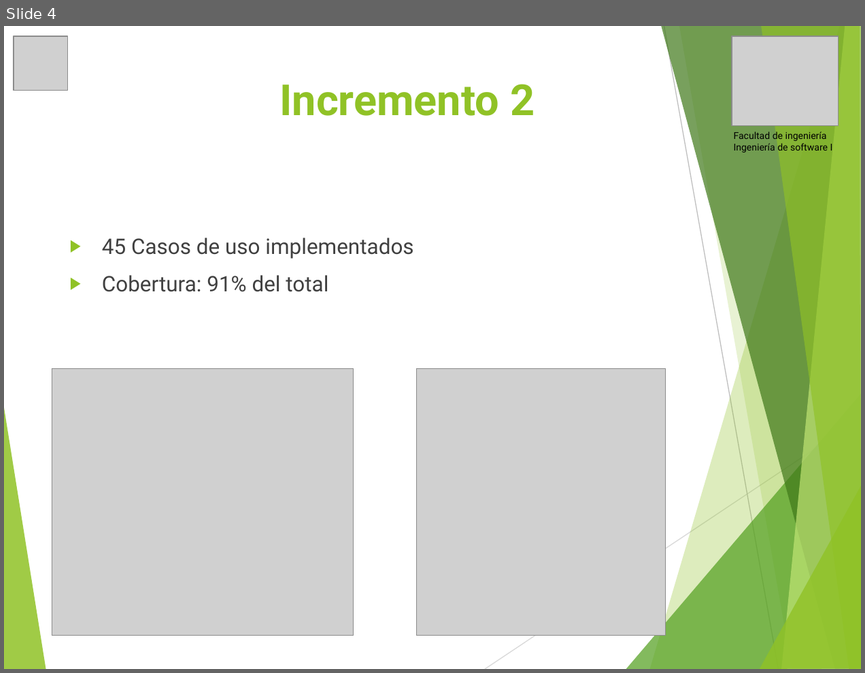
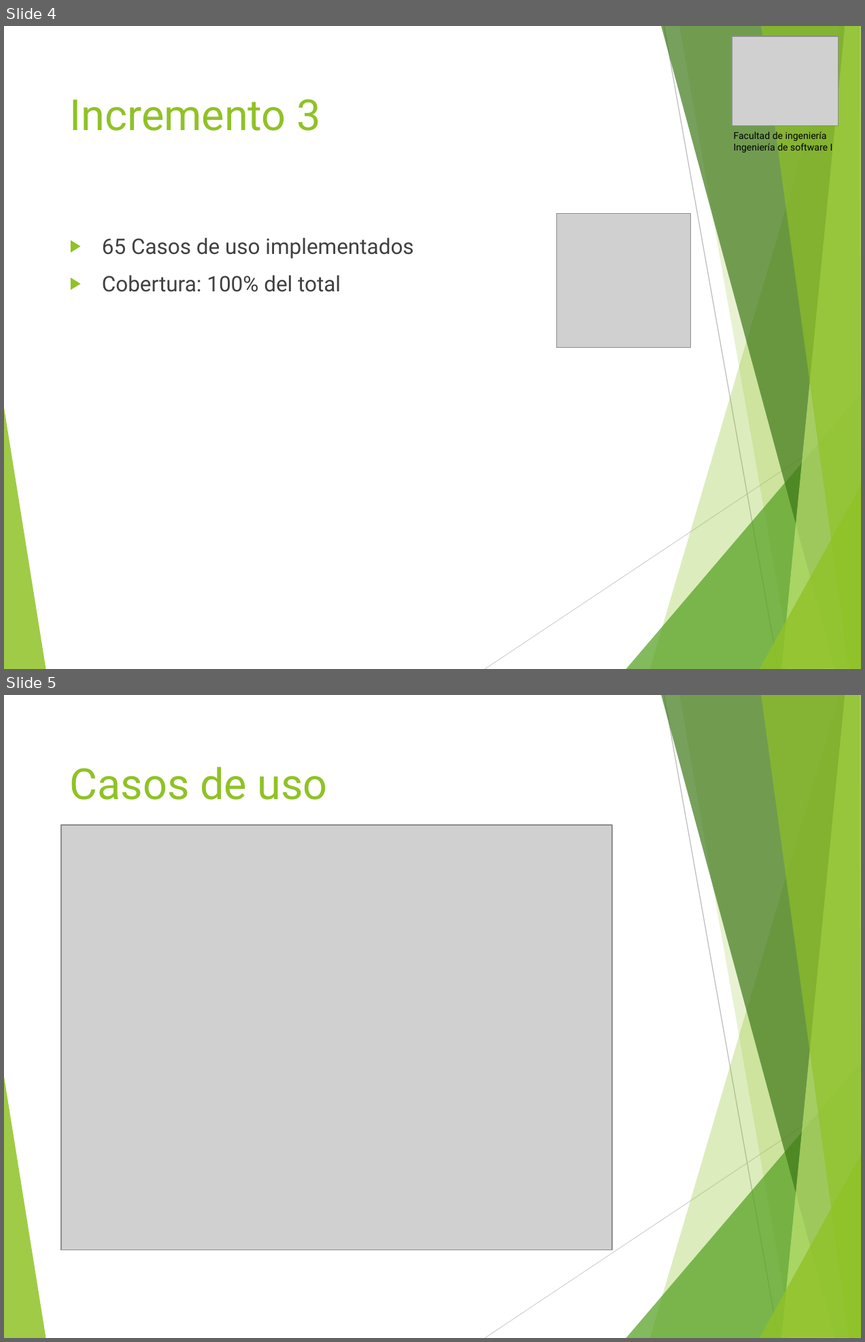
Before and after one commit to vixo23/ING-DE-SOFTWARE, a slide deck: INCREMENTO3/Ppt/PPt Tercer incremento scrum++.pptx. Shown one above the other, each under a label of ours: slide 4 before the commit, slides 4 and 5 after it. The pictures are 865x673 and 865x1342 pixels, drawn with LibreOffice and Linux fonts; fonts in the diff are those of the drawing; grey boxes stand for pictures. Boxes give left, top, right and bottom in pixels: in the first picture for what was removed or moved away, otherwise in the second. Text is boxed around its words. In the diff, an @@ line names an element or a change of style, - is before the commit and + after.

Commit message:
PPT incremento 3

```diff
--- a/INCREMENTO3/Ppt/PPt Tercer incremento scrum++.pptx
+++ b/INCREMENTO3/Ppt/PPt Tercer incremento scrum++.pptx
@@ slide 5 added at (4,695,861,1338), background #FFFFFF; not listed: 10 template elements that a slide beside it also shows @@
@@ title added at (70,766,328,800), 36 pt, text #90C226 @@
+Casos de uso
@@ picture added at (61,826,613,1249) @@
@@ slide 4 changed as well @@
@@ title at (70,99,321,131): text changed; bold off @@
-Incremento 2
+Incremento 3
@@ picture: place and size @@
-picture at (14,36,67,90)
+picture at (557,214,690,347)
@@ text at (102,237,413,292): text changed @@
-▶ 45 Casos de uso implementados
-▶ Cobertura: 91% del total
+▶ 65 Casos de uso implementados
+▶ Cobertura: 100% del total
@@ picture removed at (52,369,354,635) @@
@@ picture removed at (416,369,664,635) @@
```
Also in this commit, not shown: 9 other slides changed, 1 slide removed.
